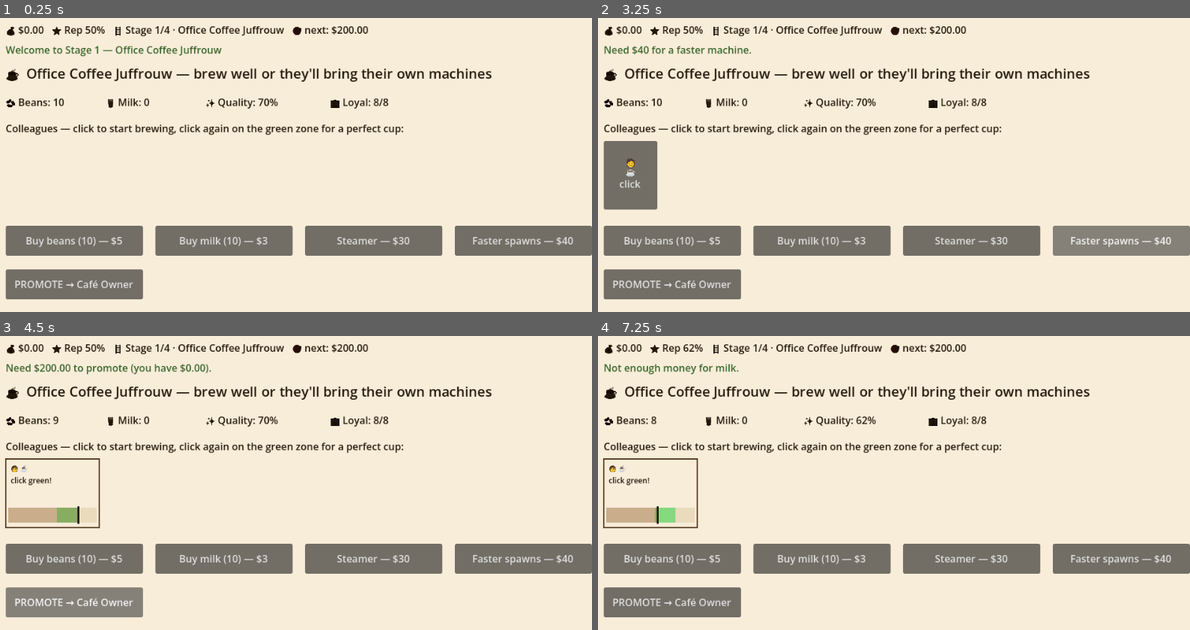
Above: before the commit, frames 1-4 (two rows, left to right).
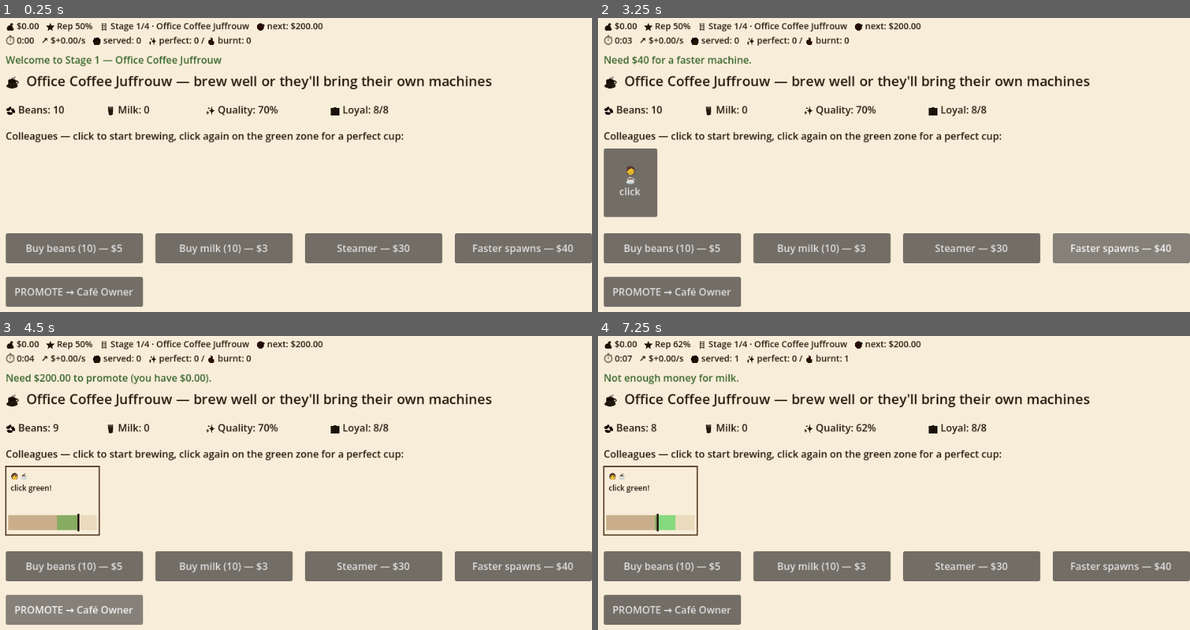
Above: after the commit, the same moments.

Repository: Bommelcode/marchyparchy
Game: Godot game, scene res://scenes/main.tscn
Same seed, same stepped clock (60 frames per second), same inputs: the game is played once before the commit and once after it.
Inputs:
- Up to frame 1 (0.25 s): no input
- Up to frame 2 (3.25 s): click "Buy beans (10) — $5" at 0.5 s; click "Buy milk (10) — $3" at 1.25 s; click "Steamer — $30" at 2 s; click "Faster spawns — $40" at 2.75 s
- Up to frame 3 (4.5 s): click "🧑 ☕ click" at 3.5 s; click "PROMOTE → Café Owner" at 4.25 s
- Up to frame 4 (7.25 s): click "Buy beans (10) — $5" at 5 s; click "Buy milk (10) — $3" at 5.75 s; click "🧑 ☕ click" at 6.5 s

The runs differ from the first frame. In frame 1, 16% of the frame differs, in the area x 0-100%, y 1-99%; in frame 2, 16%; in frame 3, 17%; in frame 4, 17%.

Commit message:
Add cost-cutting at Chain stage and richer metrics across stages
Each location now has gross revenue and an operating cost (30% of base
* manager multiplier). 'Cut costs' shrinks ops 40% per cut but loses
8% traffic — sweet spot is 1–2 cuts, more is net negative.

Per-location row shows gross / cost / net / traffic / cuts so the
trade-off is legible. Totals line shows margin %.

Universal HUD now has a second line: elapsed time, current rate ($/s
delta over last second), customers served, perfect/burnt counts. The
rate captures gains and losses (e.g. supplier drag) without per-stage
plumbing.

Diff:
--- a/scripts/main.gd
+++ b/scripts/main.gd
@@ -14,6 +14,15 @@
 var rep: float = 0.5
 var customers_served: int = 0
 var won: bool = false
+
+# --- universal metrics ---
+var session_start_msec: int = 0
+var current_rate: float = 0.0
+var money_last_tick: float = 0.0
+var s1_perfect: int = 0
+var s1_good: int = 0
+var s1_mediocre: int = 0
+var s1_burnt: int = 0
 
 # --- stage 1 (office) ---
 var beans: int = 10
@@ -109,12 +118,16 @@
 var machine_clean_bar: ProgressBar
 var machine_calib_bar: ProgressBar
 var machine_press_bar: ProgressBar
+var s3_list: VBoxContainer
+var s3_rows: Array[Dictionary] = []  # [{info: Label, cut: Button}]
 var s3_status: Label
 var s4_status: Label
+var metrics_timer: Timer
 
 
 func _ready() -> void:
 	randomize()
+	session_start_msec = Time.get_ticks_msec()
 	_build_root_ui()
 	_enter_stage(1)
 
@@ -129,21 +142,21 @@
 	add_child(bg)
 
 	hud_label = Label.new()
-	hud_label.position = Vector2(20, 12)
-	hud_label.size = Vector2(920, 32)
-	hud_label.add_theme_font_size_override("font_size", 16)
+	hud_label.position = Vector2(20, 8)
+	hud_label.size = Vector2(920, 50)
+	hud_label.add_theme_font_size_override("font_size", 14)
 	add_child(hud_label)
 
 	notif_label = Label.new()
-	notif_label.position = Vector2(20, 44)
-	notif_label.size = Vector2(920, 24)
+	notif_label.position = Vector2(20, 60)
+	notif_label.size = Vector2(920, 22)
 	notif_label.modulate = Color(0.35, 0.55, 0.35)
 	add_child(notif_label)
 
 	stage_view = Control.new()
 	stage_view.anchor_right = 1.0
 	stage_view.anchor_bottom = 1.0
-	stage_view.offset_top = 78.0
+	stage_view.offset_top = 90.0
 	add_child(stage_view)
 
 	spawn_timer = Timer.new()
@@ -154,6 +167,12 @@
 	revenue_timer.wait_time = 1.0
 	revenue_timer.timeout.connect(_on_revenue_tick)
 	add_child(revenue_timer)
+
+	metrics_timer = Timer.new()
+	metrics_timer.wait_time = 1.0
+	metrics_timer.autostart = true
+	metrics_timer.timeout.connect(_on_metrics_tick)
+	add_child(metrics_timer)
 
 
 func _enter_stage(s: int) -> void:
@@ -176,6 +195,8 @@
 	machine_clean_bar = null
 	machine_calib_bar = null
 	machine_press_bar = null
+	s3_list = null
+	s3_rows.clear()
 	s3_status = null
 	s4_status = null
 	spawn_timer.stop()
@@ -192,9 +213,20 @@
 
 
 func _refresh_hud() -> void:
-	hud_label.text = "💰 $%s   ⭐ Rep %d%%   🪜 Stage %d/4 · %s   🎯 next: $%s" % [
+	var elapsed_s: int = (Time.get_ticks_msec() - session_start_msec) / 1000
+	var mm: int = elapsed_s / 60
+	var ss: int = elapsed_s % 60
+	var rate_sign: String = "↗" if current_rate >= 0.0 else "↘"
+	hud_label.text = "💰 $%s   ⭐ Rep %d%%   🪜 Stage %d/4 · %s   🎯 next: $%s\n⏱ %d:%02d   %s $%+.2f/s   🧑 served: %d   ✨ perfect: %d / 🔥 burnt: %d" % [
 		_fmt_money(money), int(rep * 100.0), stage, STAGE_NAMES[stage], _fmt_money(STAGE_GOALS[stage]),
+		mm, ss, rate_sign, current_rate, customers_served, s1_perfect, s1_burnt,
 	]
+
+
+func _on_metrics_tick() -> void:
+	current_rate = money - money_last_tick
+	money_last_tick = money
+	_refresh_hud()
 
 
 func _notify(msg: String) -> void:
@@ -325,20 +357,24 @@
 		"perfect":
 			revenue = float(base_price) + float(max_tip) * 1.4
 			q_delta = 0.05
+			s1_perfect += 1
 			msg = "✨ Perfect %s — $%d (incl. tip)" % [String(drink["name"]), int(revenue)]
 		"good":
 			revenue = float(base_price) + float(max_tip) * 0.6
 			q_delta = 0.01
+			s1_good += 1
 			msg = "👍 Decent %s — $%d" % [String(drink["name"]), int(revenue)]
 		"mediocre":
 			revenue = float(base_price) * 0.5
 			q_delta = -0.04
 			defect_chance = 0.10
+			s1_mediocre += 1
 			msg = "😐 Meh %s — $%d (no tip)" % [String(drink["name"]), int(revenue)]
 		_:  # "burnt"
 			revenue = 0.0
 			q_delta = -0.08
 			defect_chance = 0.30
+			s1_burnt += 1
 			msg = "🔥 Burnt the %s — refund." % String(drink["name"])
 	money += revenue
 	customers_served += 1
@@ -547,29 +583,36 @@
 #  STAGE 3 — Chain CEO
 # ============================================================
 func _setup_stage_3() -> void:
-	_stage_title("🏢  Chain CEO — open locations across the city")
+	_stage_title("🏢  Chain CEO — open locations, balance traffic vs. costs")
 
 	var blurb: Label = Label.new()
-	blurb.text = "Each location generates revenue. Hire managers (👔) to double their output."
-	blurb.position = Vector2(20, 50)
+	blurb.text = "Each location has gross revenue and operating cost. Cost-cutting trims ops 40% but loses 8% traffic — diminishing returns past 2 cuts."
+	blurb.position = Vector2(20, 40)
 	blurb.size = Vector2(920, 28)
 	blurb.modulate = STAGE_FG[3]
+	blurb.add_theme_font_size_override("font_size", 12)
 	stage_view.add_child(blurb)
 
-	_make_stage_button("Open new location", Vector2(20, 100), _buy_location)
-	_make_stage_button("Hire next manager — $200", Vector2(260, 100), _hire_manager)
-	_make_stage_button("PROMOTE → Corporate CEO", Vector2(500, 100), _try_promote)
+	_make_stage_button("Open new location", Vector2(20, 78), _buy_location)
+	_make_stage_button("Hire next manager — $200", Vector2(260, 78), _hire_manager)
+	_make_stage_button("PROMOTE → Corporate CEO", Vector2(500, 78), _try_promote)
+
+	s3_list = VBoxContainer.new()
+	s3_list.position = Vector2(20, 140)
+	s3_list.size = Vector2(920, 280)
+	s3_list.add_theme_constant_override("separation", 4)
+	stage_view.add_child(s3_list)
 
 	s3_status = Label.new()
-	s3_status.position = Vector2(20, 170)
-	s3_status.size = Vector2(920, 320)
+	s3_status.position = Vector2(20, 430)
+	s3_status.size = Vector2(920, 28)
 	s3_status.modulate = STAGE_FG[3]
 	s3_status.add_theme_font_size_override("font_size", 14)
 	stage_view.add_child(s3_status)
 
 	revenue_timer.wait_time = 1.0
 	revenue_timer.start()
-	_update_s3_status()
+	_refresh_stage_3_ui()
 
 
 func _buy_location() -> void:
@@ -578,13 +621,14 @@
 		_notify("Need $%s for location #%d." % [_fmt_money(cost), locations.size() + 1])
 		return
 	money -= cost
-	var rev: float = 25.0 * pow(1.25, float(locations.size()))
+	var base_rev: float = 25.0 * pow(1.25, float(locations.size()))
 	locations.append({
 		"name": "Branch #%d" % (locations.size() + 1),
-		"revenue": rev,
+		"base_revenue": base_rev,
 		"manager": false,
+		"cuts": 0,
 	})
-	_update_s3_status()
+	_refresh_stage_3_ui()
 	_refresh_hud()
 
 
@@ -596,29 +640,96 @@
 				return
 			money -= 200.0
 			loc["manager"] = true
-			_update_s3_status()
+			_refresh_stage_3_ui()
 			_refresh_hud()
 			return
 	_notify("All locations have managers.")
 
 
-func _update_s3_status() -> void:
-	if s3_status == null:
-		return
-	var lines: Array[String] = []
-	var total: float = 0.0
-	for loc in locations:
-		var has_mgr: bool = bool(loc.get("manager", false))
-		var mult: float = 2.0 if has_mgr else 1.0
-		var rev: float = float(loc.get("revenue", 0.0)) * mult
-		total += rev
-		lines.append("• %s — $%.1f/s %s" % [String(loc.get("name", "?")), rev, "👔" if has_mgr else ""])
-	if lines.is_empty():
-		lines.append("(no locations yet — buy one to start earning)")
-	var next_cost: float = 500.0 * pow(1.6, float(locations.size()))
-	lines.append("")
-	lines.append("Total: $%.1f/s    Next location: $%s" % [total, _fmt_money(next_cost)])
-	s3_status.text = "\n".join(lines)
+func _cut_location_costs(idx: int) -> void:
+	if idx < 0 or idx >= locations.size():
+		return
+	var loc: Dictionary = locations[idx]
+	var cuts: int = int(loc.get("cuts", 0))
+	if cuts >= 5:
+		_notify("Already cut to the bone — can't squeeze more from %s." % String(loc.get("name", "?")))
+		return
+	loc["cuts"] = cuts + 1
+	var traffic_pct: int = int(pow(0.92, float(cuts + 1)) * 100.0)
+	_notify("%s: cost cut #%d. Traffic now %d%%." % [String(loc.get("name", "?")), cuts + 1, traffic_pct])
+	_refresh_stage_3_ui()
+	_refresh_hud()
+
+
+func _location_revenue(loc: Dictionary) -> float:
+	var base: float = float(loc.get("base_revenue", 0.0))
+	var mgr_mult: float = 2.0 if bool(loc.get("manager", false)) else 1.0
+	var traffic: float = pow(0.92, float(loc.get("cuts", 0)))
+	return base * mgr_mult * traffic
+
+
+func _location_cost(loc: Dictionary) -> float:
+	var base: float = float(loc.get("base_revenue", 0.0))
+	var mgr_mult: float = 1.5 if bool(loc.get("manager", false)) else 1.0
+	var ops_mult: float = pow(0.60, float(loc.get("cuts", 0)))
+	return base * 0.30 * mgr_mult * ops_mult
+
+
+func _format_location_row(loc: Dictionary) -> String:
+	var rev: float = _location_revenue(loc)
+	var cost: float = _location_cost(loc)
+	var net: float = rev - cost
+	var traffic: int = int(pow(0.92, float(loc.get("cuts", 0))) * 100.0)
+	var mgr_str: String = "👔" if bool(loc.get("manager", false)) else "·  "
+	var cuts: int = int(loc.get("cuts", 0))
+	return "%s  %s   $%5.1f rev  −  $%4.1f cost  =  $%+5.1f net   ·   traffic %3d%%   ·   cuts %d/5" % [
+		mgr_str, String(loc.get("name", "?")), rev, cost, net, traffic, cuts,
+	]
+
+
+func _add_s3_row(idx: int) -> void:
+	if s3_list == null:
+		return
+	var row: HBoxContainer = HBoxContainer.new()
+	row.add_theme_constant_override("separation", 8)
+	var info: Label = Label.new()
+	info.size = Vector2(770, 28)
+	info.custom_minimum_size = Vector2(770, 28)
+	info.modulate = STAGE_FG[3]
+	info.add_theme_font_size_override("font_size", 13)
+	row.add_child(info)
+	var cut_btn: Button = Button.new()
+	cut_btn.text = "Cut costs"
+	cut_btn.size = Vector2(110, 26)
+	cut_btn.custom_minimum_size = Vector2(110, 26)
+	cut_btn.pressed.connect(_cut_location_costs.bind(idx))
+	row.add_child(cut_btn)
+	s3_list.add_child(row)
+	s3_rows.append({"info": info, "cut": cut_btn})
+
+
+func _refresh_stage_3_ui() -> void:
+	while s3_rows.size() < locations.size():
+		_add_s3_row(s3_rows.size())
+	for i in range(locations.size()):
+		if i >= s3_rows.size():
+			continue
+		var row: Dictionary = s3_rows[i]
+		(row["info"] as Label).text = _format_location_row(locations[i])
+	if s3_status != null:
+		var total_rev: float = 0.0
+		var total_cost: float = 0.0
+		for loc in locations:
+			total_rev += _location_revenue(loc)
+			total_cost += _location_cost(loc)
+		var net: float = total_rev - total_cost
+		var margin: int = 0
+		if total_rev > 0.0:
+			margin = int(net / total_rev * 100.0)
+		var next_cost: float = 500.0 * pow(1.6, float(locations.size()))
+		s3_status.text = "📊  %d locations · gross $%.1f/s − costs $%.1f/s = NET $%+.1f/s   ·   margin %d%%   ·   next: $%s" % [
+			locations.size(), total_rev, total_cost, net, margin, _fmt_money(next_cost),
+		]
 
 
 # ============================================================
@@ -697,12 +808,13 @@
 			money += _stage_2_revenue_per_sec()
 			_refresh_stage_2_ui()
 		3:
-			var total: float = 0.0
+			var total_rev: float = 0.0
+			var total_cost: float = 0.0
 			for loc in locations:
-				var mult: float = 2.0 if bool(loc.get("manager", false)) else 1.0
-				total += float(loc.get("revenue", 0.0)) * mult
-			money += total
-			_update_s3_status()
+				total_rev += _location_revenue(loc)
+				total_cost += _location_cost(loc)
+			money += total_rev - total_cost
+			_refresh_stage_3_ui()
 		4:
 			var drift: float = randf_range(-2.0, 2.0) + float(marketing_level) * 0.6
 			stock_price = maxf(stock_price + drift, 1.0)
Not shown, changed: README.md
